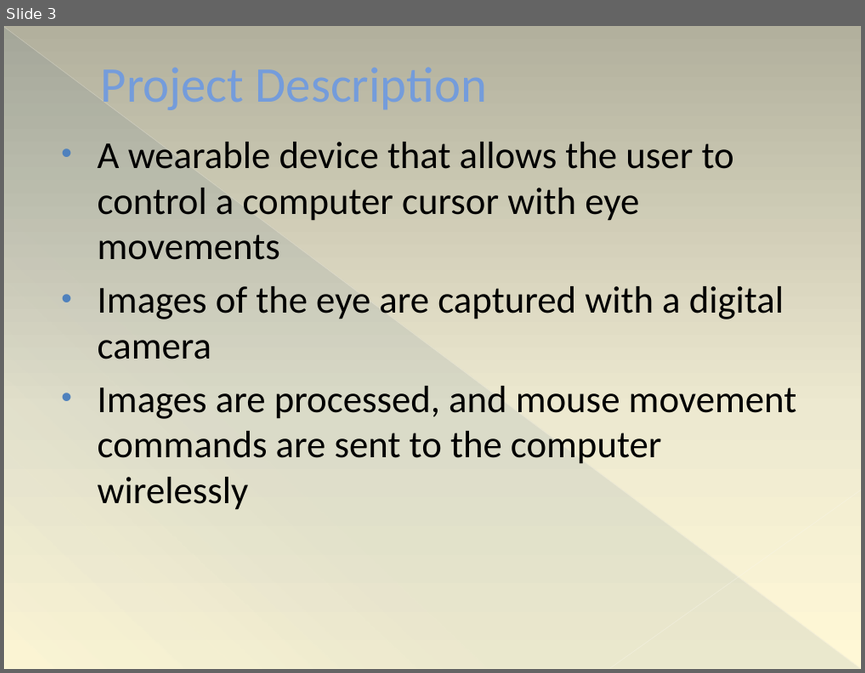
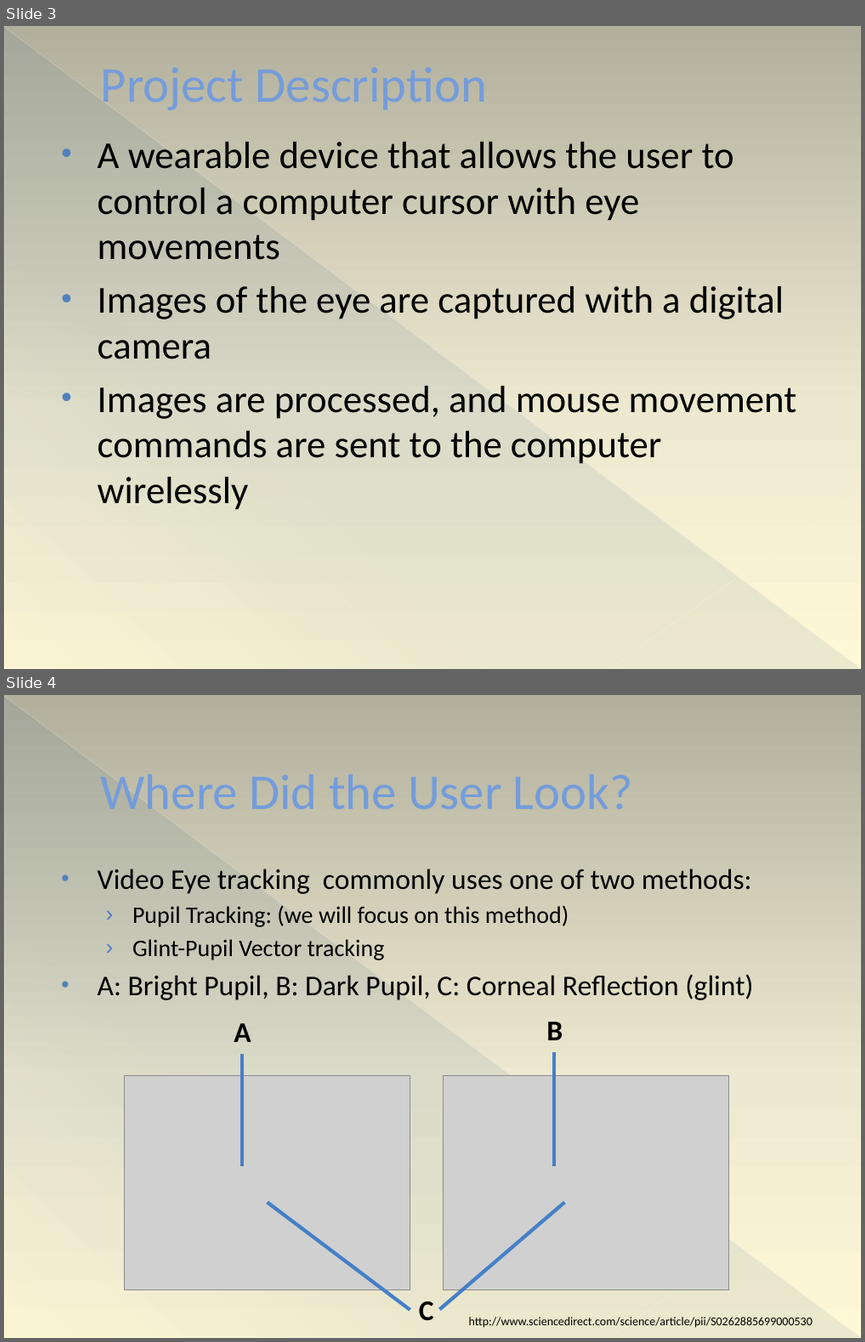
Before and after one commit to ttetelin/eyecu, a slide deck: PDR/PDR.pptx. Shown one above the other, each under a label of ours: slide 3 before the commit, slides 3 and 4 after it. The pictures are 865x673 and 865x1342 pixels, drawn with LibreOffice and Linux fonts; fonts in the diff are those of the drawing; grey boxes stand for pictures. Boxes give left, top, right and bottom in pixels: in the first picture for what was removed or moved away, otherwise in the second. Text is boxed around its words. In the diff, an @@ line names an element or a change of style, - is before the commit and + after.

```diff
--- a/PDR/PDR.pptx
+++ b/PDR/PDR.pptx
@@ slide 4 added at (4,695,861,1338), background gradient #B3B09D to #EEE9D1 to #FFF9D7; not listed: 3 template elements that a slide beside it also shows @@
@@ text added at (101,774,633,809), 42 pt, text #749CDB @@
+Where Did the User Look?
@@ text added at (98,868,753,1000), 24 pt, text #000000 @@
+• Video Eye tracking commonly uses one of two methods:
+  › Pupil Tracking: (we will focus on this method)
+  › Glint-Pupil Vector tracking
+• A: Bright Pupil, B: Dark Pupil, C: Corneal Reflection (glint)
@@ text added at (234,1023,250,1042), 24 pt, text #000000, bold @@
+A
@@ text added at (546,1021,562,1040), 24 pt, text #000000, bold @@
+B
@@ picture added at (124,1076,409,1290) @@
@@ line added from (242, 1166) to (242, 1054), #4480C8 3 pt @@
@@ picture added at (443,1076,729,1290) @@
@@ line added from (554, 1166) to (554, 1052), #4480C8 3 pt @@
@@ line added from (267, 1202) to (410, 1310), #4480C8 3 pt @@
@@ line added from (564, 1202) to (439, 1310), #4480C8 3 pt @@
@@ text added at (419,1301,434,1321), 24 pt, text #000000, bold @@
+C
@@ text added at (469,1316,812,1327), 10 pt, text #000000 @@
+http://www.sciencedirect.com/science/article/pii/S0262885699000530
```
Also in this commit, not shown: 15 slides changed, 3 other slides added.
